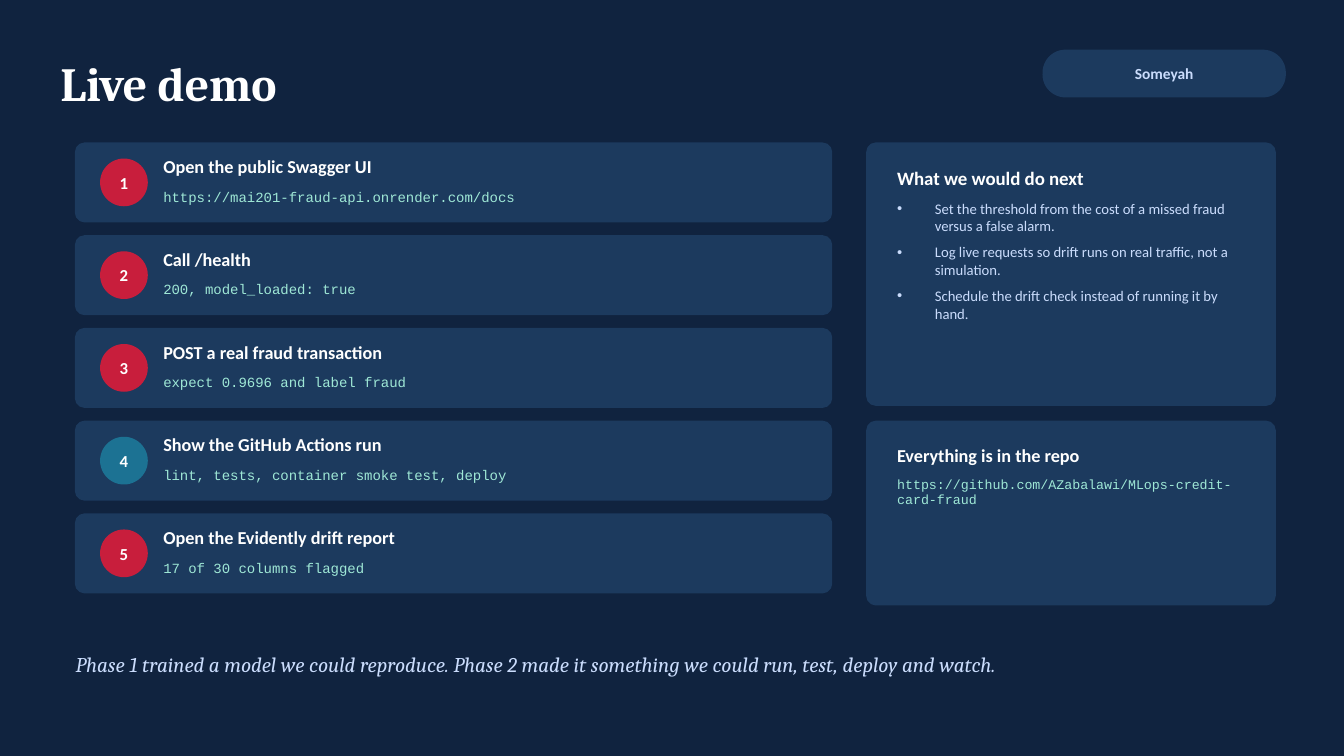
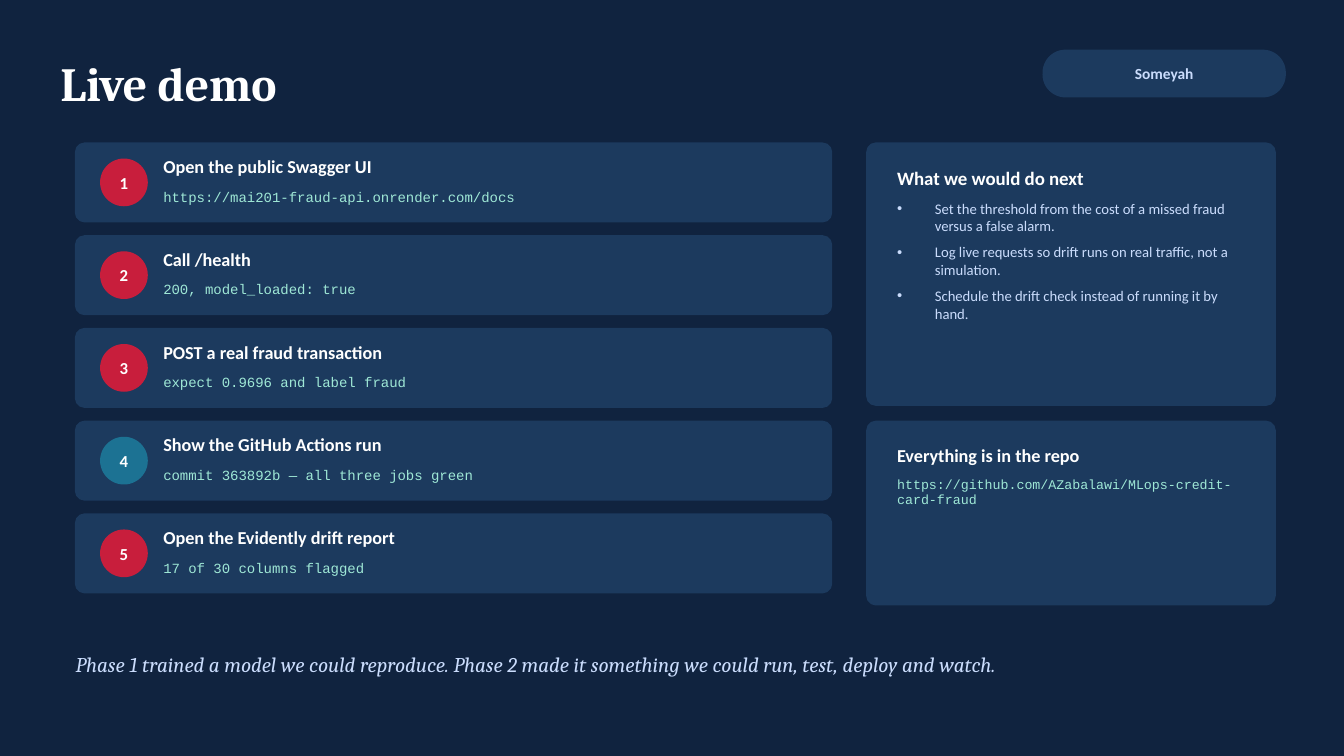
Before and after one commit to AZabalawi/MLops-credit-card-fraud, a slide deck: slide 10 of presentation/MAI201_Phase2_Final_Presentation.pptx. Drawn at 1344x756 pixels with LibreOffice and Linux fonts; fonts in the diff are those of the drawing. Boxes give left, top, right and bottom in pixels: in the first picture for what was removed or moved away, otherwise in the second. Text is boxed around its words. In the diff, an @@ line names an element or a change of style, - is before the commit and + after.

Commit message:
Finalize Phase 2 deployment documentation and presentation

```diff
--- a/presentation/MAI201_Phase2_Final_Presentation.pptx
+++ b/presentation/MAI201_Phase2_Final_Presentation.pptx
@@ text at bbox=[163, 470, 473, 483]: text changed @@
-lint, tests, container smoke test, deploy
+commit 363892b — all three jobs green
```
Also in this commit, not shown: 2 other slides changed, 5 other files.
